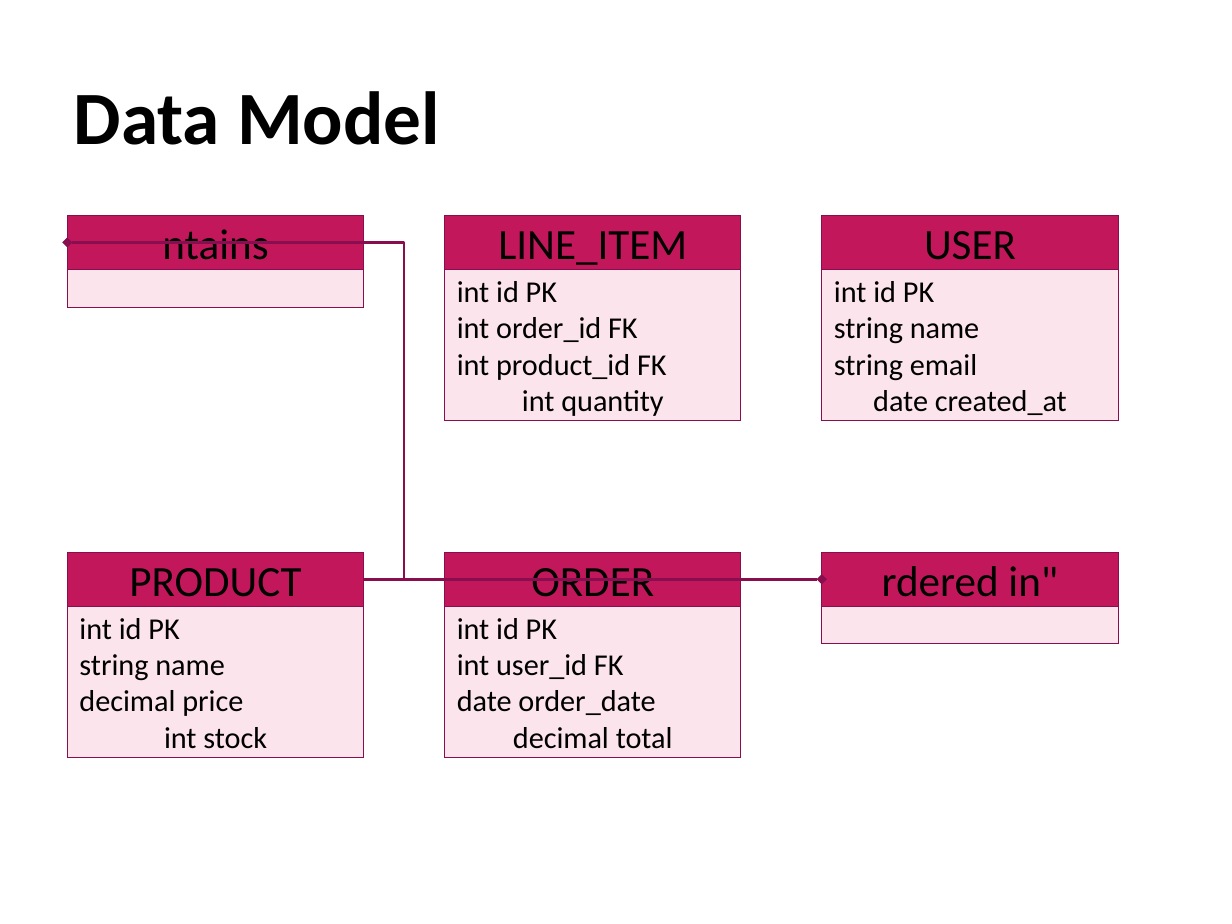
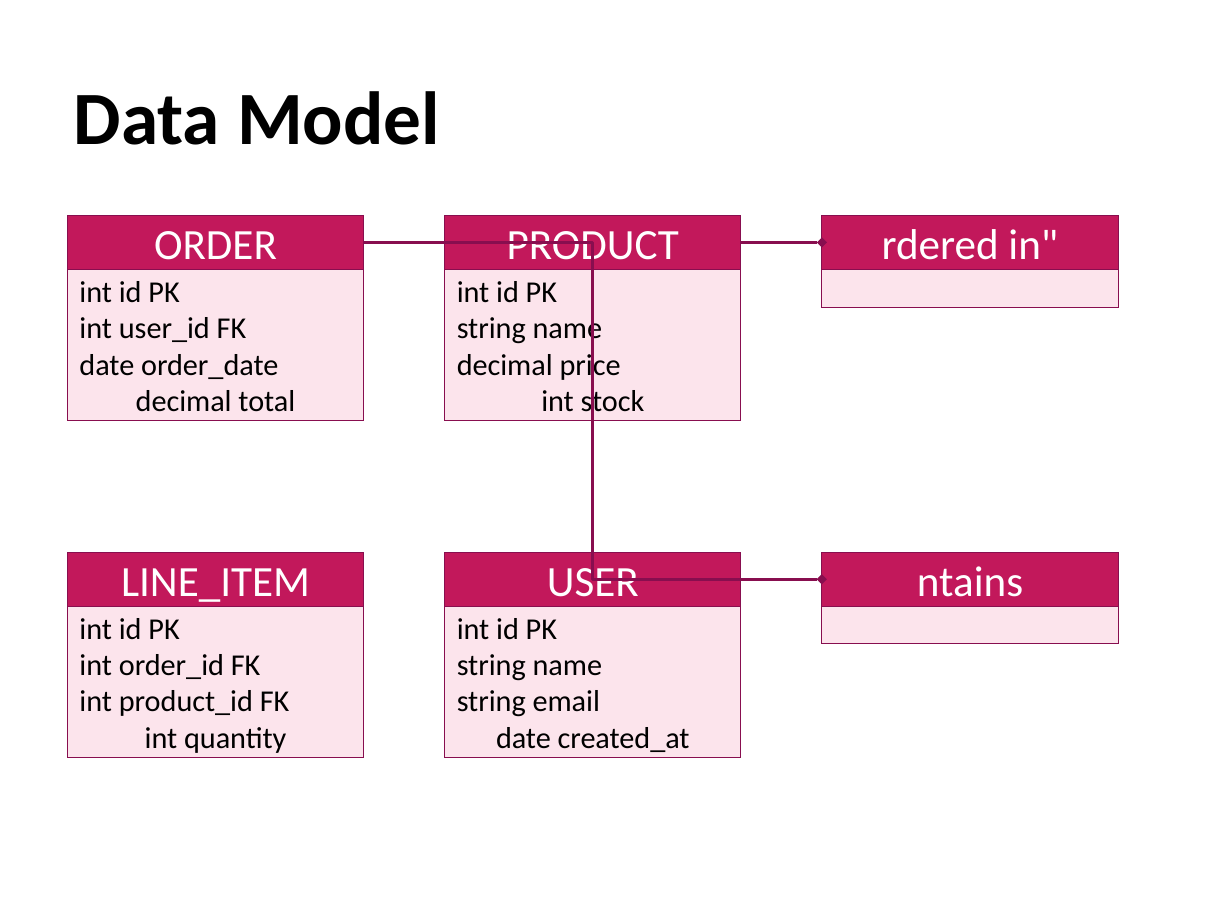
Before and after one commit to yingkitw/ppt-rs, a slide deck: slide 11 of examples/md2ppt_demo.pptx. Drawn at 1232x924 pixels with LibreOffice and Linux fonts; fonts in the diff are those of the drawing. Boxes give left, top, right and bottom in pixels: in the first picture for what was removed or moved away, otherwise in the second. Text is boxed around its words. In the diff, an @@ line names an element or a change of style, - is before the commit and + after.

```diff
--- a/examples/md2ppt_demo.pptx
+++ b/examples/md2ppt_demo.pptx
@@ text in rectangle at box(154, 231, 277, 271): text changed; text colour #000000 to #FFFFFF @@
-ntains
+ORDER
@@ text in rectangle at box(507, 231, 679, 271): text changed; text colour #000000 to #FFFFFF @@
-LINE_ITEM
+PRODUCT
@@ text in rectangle at box(882, 229, 1058, 271): text changed; text colour #000000 to #FFFFFF @@
-USER
+rdered in"
@@ elbow arrow moved from (740, 579) - (68, 243) to (363, 243) - (822, 579) @@
@@ elbow arrow moved from (363, 579) - (822, 579) to (740, 243) - (822, 243) @@
@@ rectangle "int id PK int user_id ...": place and size @@
-rectangle "int id PK int user_id ..." at box(68, 270, 365, 308)
+rectangle "int id PK int user_id ..." at box(68, 270, 365, 420)
@@ text in rectangle at box(79, 281, 295, 412): text added @@
+int id PK
+int user_id FK
+date order_date
+decimal total
@@ text in rectangle at box(457, 281, 645, 419): text changed @@
-int id PK
-int order_id FK
-int product_id FK
-int quantity
+int id PK
+string name
+decimal price
+int stock
@@ rectangle: place and size @@
-rectangle at box(822, 270, 1119, 420)
+rectangle at box(822, 270, 1119, 308)
@@ text in rectangle at box(834, 281, 1067, 415): text removed @@
-int id PK
-string name
-string email
-date created_at
@@ text in rectangle at box(121, 568, 310, 608): text changed; text colour #000000 to #FFFFFF @@
-PRODUCT
+LINE_ITEM
@@ text in rectangle at box(547, 561, 639, 608): text changed; text colour #000000 to #FFFFFF @@
-ORDER
+USER
@@ text in rectangle at box(917, 566, 1023, 608): text changed; text colour #000000 to #FFFFFF @@
-rdered in"
+ntains
@@ text in rectangle at box(79, 618, 290, 753): text changed @@
-int id PK
-string name
-decimal price
-int stock
+int id PK
+int order_id FK
+int product_id FK
+int quantity
@@ text in rectangle at box(457, 618, 690, 752): text changed @@
-int id PK
-int user_id FK
-date order_date
-decimal total
+int id PK
+string name
+string email
+date created_at
```
Also in this commit, not shown: 4 other slides changed, 9 other files.
